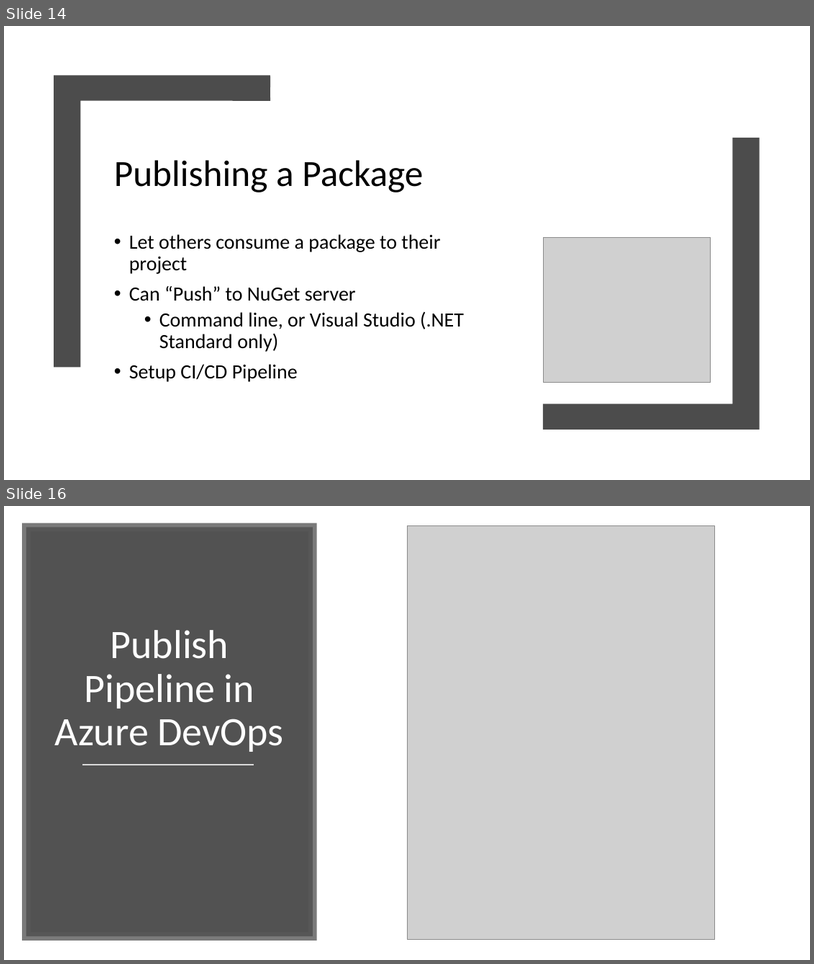
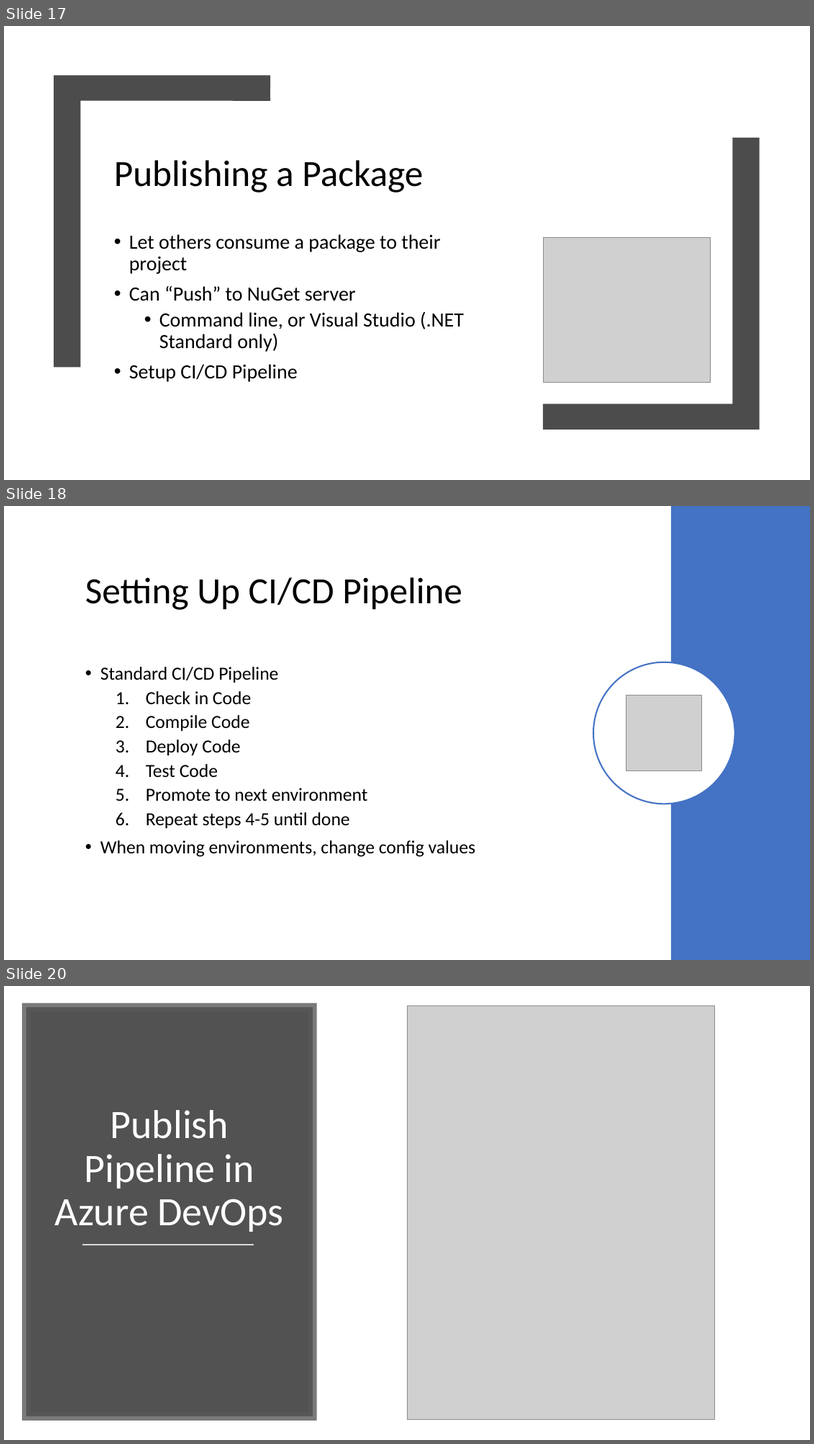
Before and after one commit to ProgrammerAL/Presentations-2019, a slide deck: 01-10 - ONETUG - Working with NuGet Packages/Presentation.pptx. Shown one above the other, each under a label of ours: slides 14 and 16 before the commit, slides 17, 18 and 20 after it; the slides between them are not shown. The pictures are 814x964 and 814x1444 pixels, drawn with LibreOffice and Linux fonts; fonts in the diff are those of the drawing; grey boxes stand for pictures. Boxes give left, top, right and bottom in pixels: in the first picture for what was removed or moved away, otherwise in the second. Text is boxed around its words. In the diff, an @@ line names an element or a change of style, - is before the commit and + after.

```diff
--- a/01-10 - ONETUG - Working with NuGet Packages/Presentation.pptx
+++ b/01-10 - ONETUG - Working with NuGet Packages/Presentation.pptx
@@ slide 18 added at (x1=4, y1=506, x2=810, y2=960), background #FFFFFF @@
@@ rectangle added at (x1=671, y1=506, x2=810, y2=960), fill #4472C4 @@
@@ title added at (x1=85, y1=577, x2=463, y2=610), 44 pt, text #000000 @@
+Setting Up CI/CD Pipeline
@@ text added at (x1=100, y1=667, x2=476, y2=857), 22 pt, text #000000 @@
+• Standard CI/CD Pipeline
+  1. Check in Code
+  2. Compile Code
+  3. Deploy Code
+  4. Test Code
+  5. Promote to next environment
+  6. Repeat steps 4-5 until done
+• When moving environments, change config values
@@ ellipse added at (x1=594, y1=662, x2=736, y2=803), fill #FFFFFF, outline #4472C4 1.75 pt @@
@@ picture added at (x1=627, y1=695, x2=702, y2=771) @@
@@ what was slide 14 is now slide 17 @@
@@ what was slide 16 is now slide 20 @@
```
Also in this commit, not shown: 10 slides changed, 8 other slides added, 3 slides removed.
